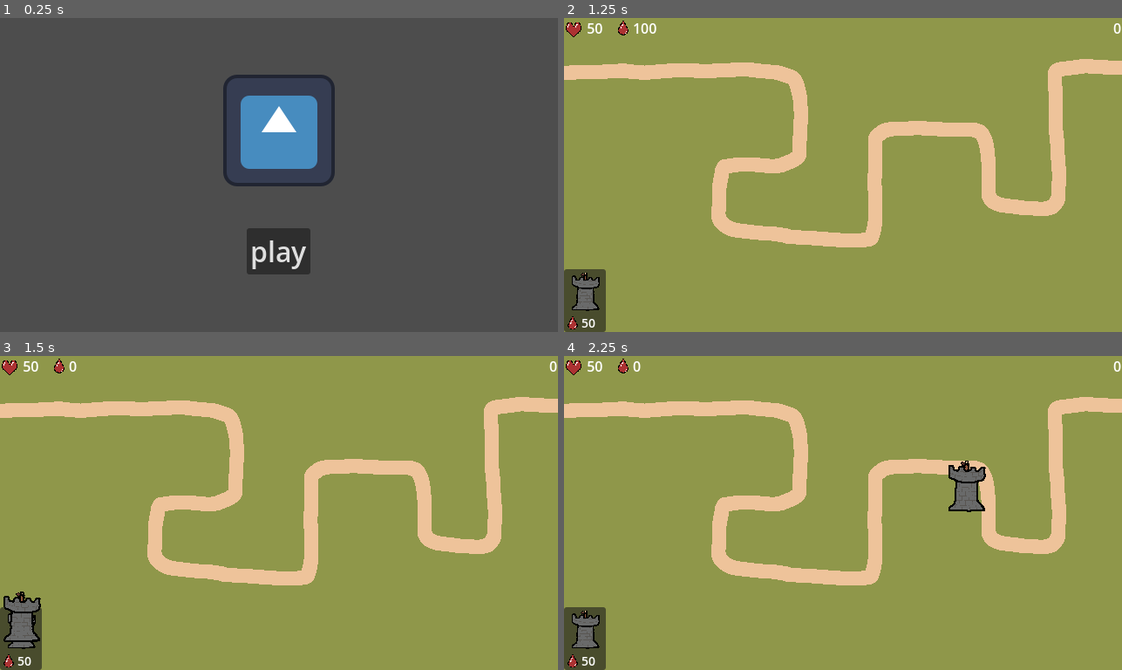
Above: before the commit, frames 1-4 (two rows, left to right).
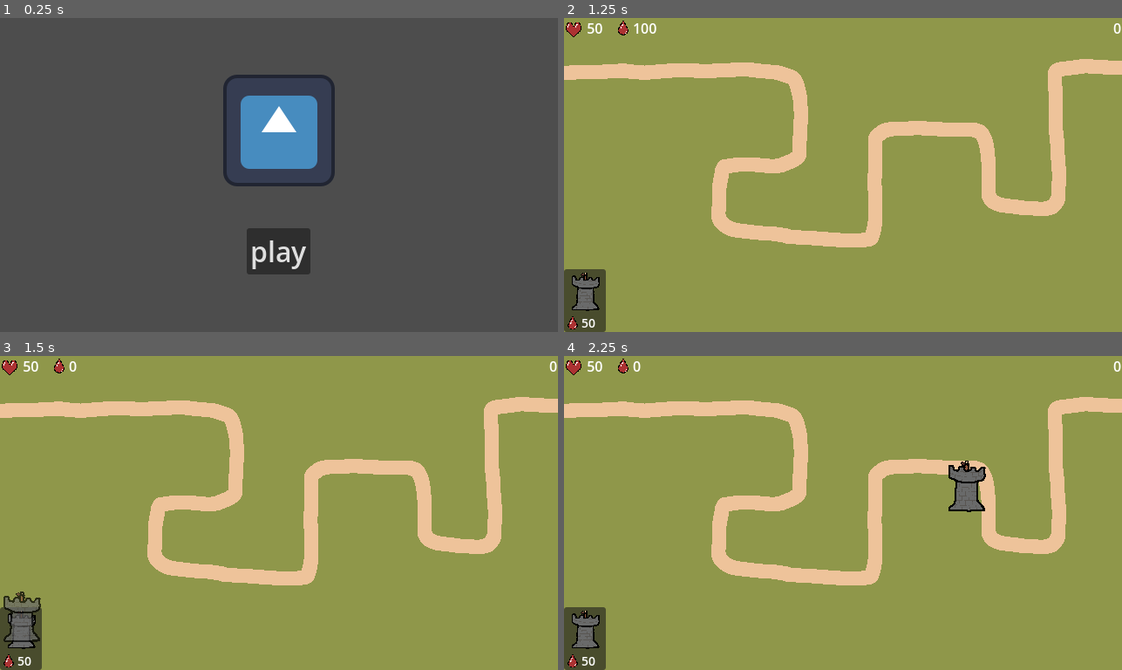
Above: after the commit, the same moments.

Repository: nieboczek/godot-brackeys-2026-1
Game: Godot game, scene res://scenes/main.tscn
The game is run twice, just before and just after one commit, with the same random seed, the same clock (stepped at 60 frames per second) and the same inputs. The engine's default icon, where the game draws it, is replaced by a stand-in: a white triangle on a blue panel in a dark square.
Inputs (mouse positions are in pixels of both pictures, inside the frame that each line leads up to):
- Up to frame 1 (0.25 s): no input
- Up to frame 2 (1.25 s): click "play" at 0.5 s
- Up to frame 3 (1.5 s): click (22, 629) at 1.25 s
- Up to frame 4 (2.25 s): tap Enter at 2 s; move the mouse to (965, 497) at 2.02 s; press the mouse at (965, 497) at 2.03 s

Frames 1-2 are identical in both runs. In frame 3, 0.2% of the frame differs, in the area x 0-8%, y 75-92%; in frame 4, nothing differs.

Commit message:
make towers unable to overlap

Diff:
--- a/scenes/tower.tscn
+++ b/scenes/tower.tscn
@@ -13,7 +13,7 @@
 [node name="Tower" type="Node2D" unique_id=1361143145]
 script = ExtResource("2_ktxwe")
 cooldown = 0.8
-shoot_start = Vector2(-10, -50)
+shoot_start = Vector2(-4, -39)
 arrow_texture = ExtResource("3_ktxwe")
 arrow_max_height = 40.0
 arrow_speed = 130.0
@@ -32,13 +32,13 @@
 shape = SubResource("CircleShape2D_lbhrr")
 
 [node name="OccupiedSpace" type="Area2D" parent="." unique_id=664005264]
+disable_mode = 2
 collision_layer = 2
 collision_mask = 2
 
 [node name="CollisionShape" type="CollisionShape2D" parent="OccupiedSpace" unique_id=1805450849]
 position = Vector2(0.5, 4.5)
 shape = SubResource("RectangleShape2D_ktxwe")
-debug_color = Color(0.9454072, 0.13633195, 0.48345697, 0.41960785)
 
 [connection signal="body_entered" from="EnemyDetector" to="." method="_on_enemy_detector_body_entered"]
 [connection signal="body_exited" from="EnemyDetector" to="." method="_on_enemy_detector_body_exited"]
--- a/scripts/tower.gd
+++ b/scripts/tower.gd
@@ -58,6 +58,7 @@
 	var arrow := Arrow.new()
 	arrow.texture = arrow_texture
 	arrow.start = global_position + shoot_start
+	arrow.position = arrow.start
 	arrow.end = target.global_position + target.center_offset
 	arrow.control = (arrow.start + arrow.end) / 2 - Vector2(0, arrow_max_height)
 	arrow.duration = (arrow.start - arrow.end).length() / arrow_speed
--- a/scripts/ui.gd
+++ b/scripts/ui.gd
@@ -21,6 +21,8 @@
 		area.area_exited.disconnect(_area_exited)
 		area.monitoring = false
 
+		placing_tower.process_mode = Node.PROCESS_MODE_INHERIT
+		placing_tower.modulate = Color.WHITE
 		placing_tower.enable()
 		placing_tower = null
 		Log.debug("Placed tower")
@@ -41,19 +43,22 @@
 	area.area_entered.connect(_area_entered)
 	area.area_exited.connect(_area_exited)
 
+	assert(area.disable_mode == CollisionObject2D.DISABLE_MODE_KEEP_ACTIVE)
 	assert(area.collision_layer == 2)
 	assert(area.collision_mask == 2)
 
 	placing_tower = node
+	placing_tower.modulate = Color(1, 1, 1, 0.7)
 	Log.debug("Started placing tower")
 
 func _area_entered(_body: Area2D) -> void:
 	bodies_overlapping += 1
-	Log.debug("overlapping +1")
+	placing_tower.modulate = Color(1, 0, 0, 0.7)
 
 func _area_exited(_body: Area2D) -> void:
 	bodies_overlapping -= 1
-	Log.debug("overlapping -1")
+	if bodies_overlapping == 0:
+		placing_tower.modulate = Color(1, 1, 1, 0.7)
 
 func _blood_changed(new_blood: int) -> void:
 	_set_label(Manager.health, new_blood)
